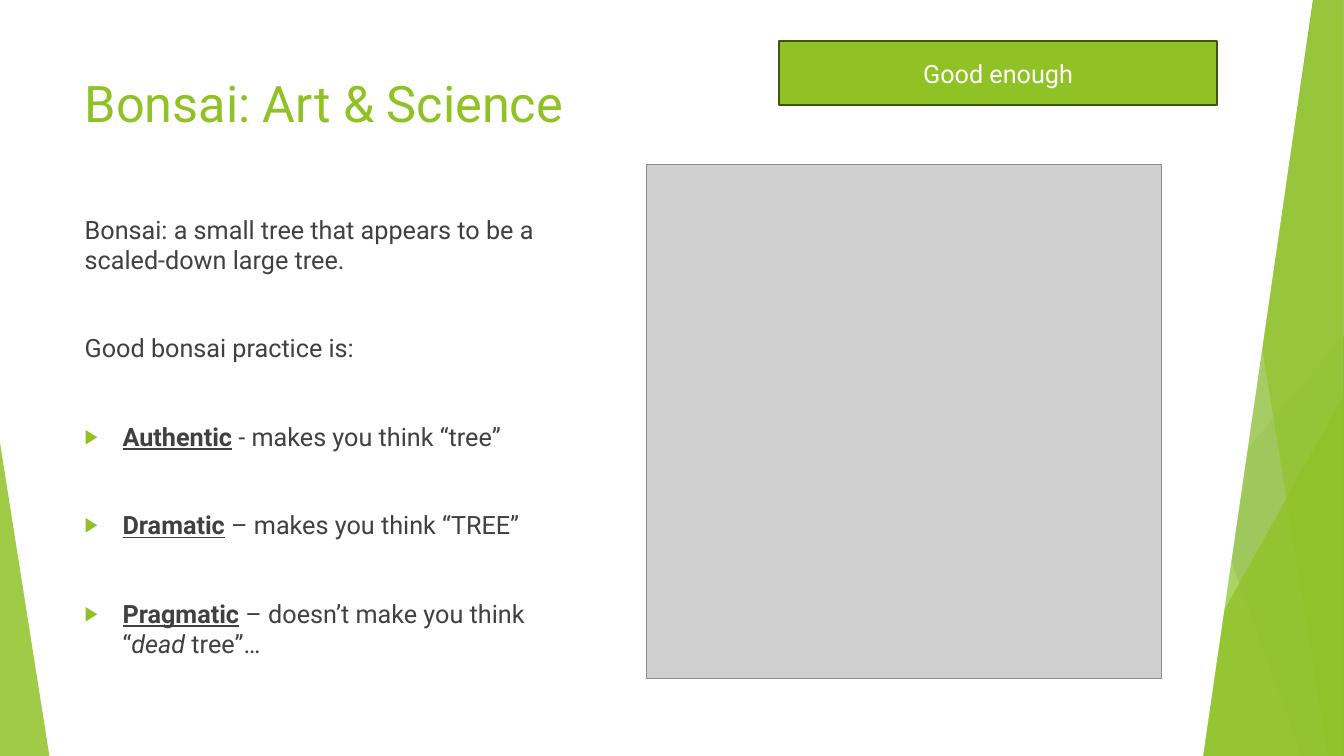
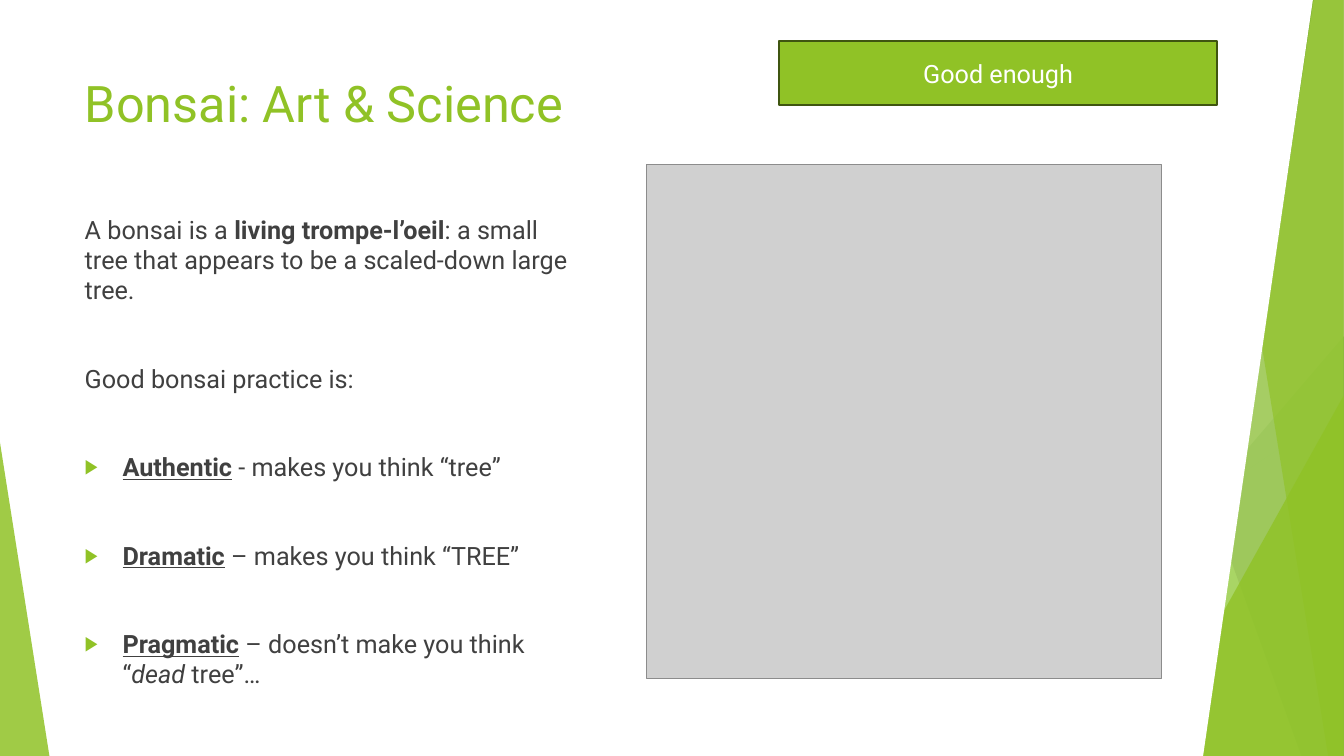
Before and after one commit to AlexLabram/Bonsai, a slide deck: slide 4 of WGCourse/Bonsai On A Budget (running).pptx. Drawn at 1344x756 pixels with LibreOffice and Linux fonts; fonts in the diff are those of the drawing; grey boxes stand for pictures. Boxes give left, top, right and bottom in pixels: in the first picture for what was removed or moved away, otherwise in the second. Text is boxed around its words. In the diff, an @@ line names an element or a change of style, - is before the commit and + after.

Commit message:
Added phrase "living trompe-l'oeil" to Art&Science slide

```diff
--- a/WGCourse/Bonsai On A Budget (running).pptx
+++ b/WGCourse/Bonsai On A Budget (running).pptx
@@ text at box(85, 220, 568, 300): text changed @@
-Bonsai: a small tree that appears to be a scaled-down large tree.
+A bonsai is a living trompe-l’oeil: a small tree that appears to be a scaled-down large tree.
```
